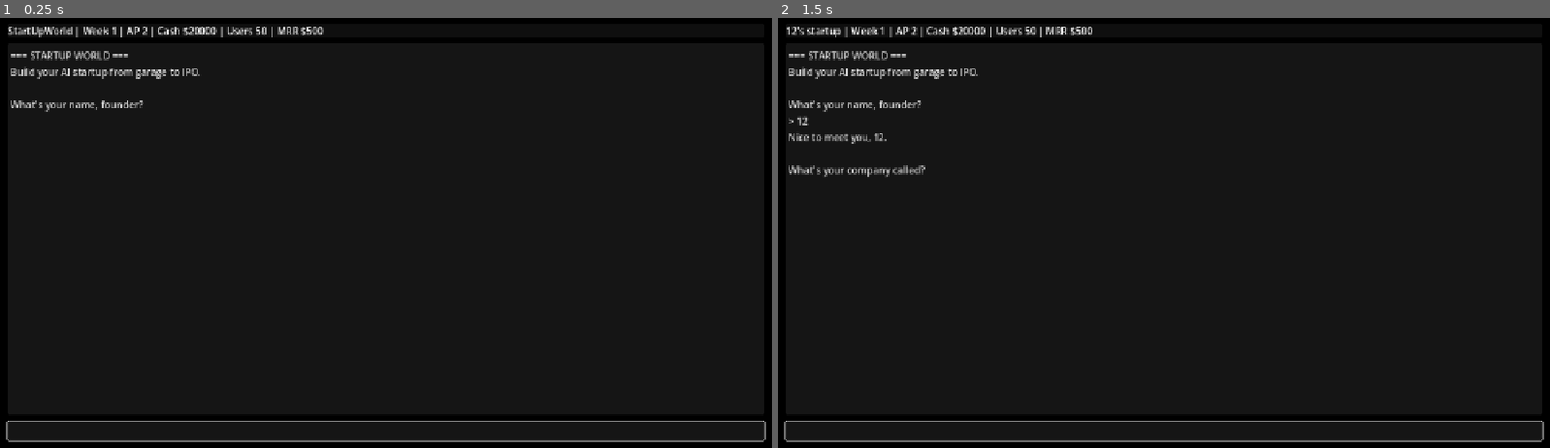
Above: before the commit, frames 1-2 (left to right).
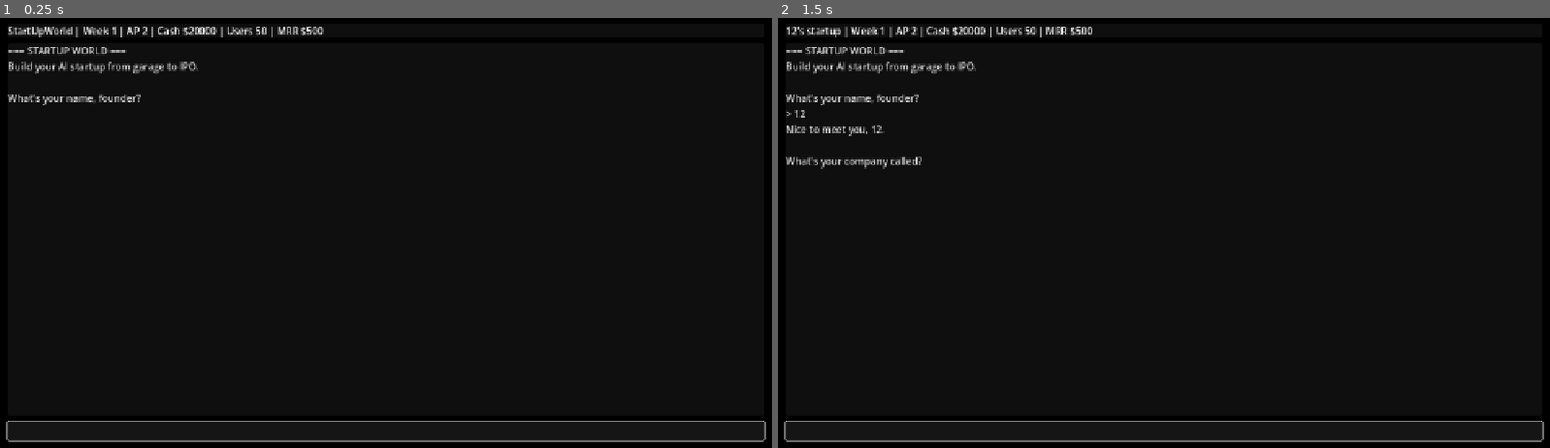
Above: after the commit, the same moments.

Repository: jmslerner/StartUpWorld
Game: Godot game, scene res://scenes/main.tscn
The game is run twice, just before and just after one commit, with the same random seed, the same clock (stepped at 60 frames per second) and the same inputs.
Inputs (mouse positions are in pixels of both pictures, inside the frame that each line leads up to):
- Up to frame 1 (0.25 s): no input
- Up to frame 2 (1.5 s): click (1164, 430) at 0.52 s; type "12" at 0.6 s; tap Enter at 1.25 s

The runs differ from the first frame. In frame 1, 1.2% of the frame differs, in the area x 1-26%, y 6-22%; in frame 2, 1.9%, in the area x 1-26%, y 6-38%.

Commit message:
Fix web terminal output + disable caching

Diff:
--- a/scenes/Terminal.tscn
+++ b/scenes/Terminal.tscn
@@ -32,13 +32,15 @@
 size_flags_horizontal = 3
 size_flags_vertical = 3
 
-[node name="Log" type="TextEdit" parent="Layout/LogPanel"]
+[node name="Scroll" type="ScrollContainer" parent="Layout/LogPanel"]
 size_flags_horizontal = 3
 size_flags_vertical = 3
-editable = true
-context_menu_enabled = false
-selecting_enabled = true
-focus_mode = 0
+
+[node name="Log" type="Label" parent="Layout/LogPanel/Scroll"]
+size_flags_horizontal = 3
+size_flags_vertical = 3
+autowrap_mode = 3
+text = ""
 
 [node name="InputPanel" type="PanelContainer" parent="Layout"]
 size_flags_horizontal = 3
--- a/scripts/Terminal.gd
+++ b/scripts/Terminal.gd
@@ -1,7 +1,8 @@
 extends Control
 
 @onready var status_label: Label = $Layout/StatusPanel/Status
-@onready var log: TextEdit = $Layout/LogPanel/Log
+@onready var log_scroll: ScrollContainer = $Layout/LogPanel/Scroll
+@onready var log: Label = $Layout/LogPanel/Scroll/Log
 @onready var input: LineEdit = $Layout/InputPanel/Input
 @onready var pause_menu: Control = $PauseMenu
 @onready var resume_button: Button = $PauseMenu/Panel/VBox/ResumeButton
@@ -54,15 +55,17 @@
 	_update_status_bar()
 
 func _write_prompt(text: String) -> void:
-	# HTML5 exports can be picky about RichTextLabel tag stack APIs.
-	# Appending plain text is the most robust path across platforms.
 	log.text += text + "\n"
 
 func _write_user(text: String) -> void:
 	log.text += text + "\n"
 
 func _scroll_to_bottom() -> void:
-	log.scroll_vertical = max(0, log.get_line_count() - 1)
+	# Defer until layout updates so the scrollbar max is correct.
+	await get_tree().process_frame
+	var bar := log_scroll.get_v_scroll_bar()
+	if is_instance_valid(bar):
+		log_scroll.scroll_vertical = int(bar.max_value)
 
 func _sync_pause_ui(force: bool) -> void:
 	var should_show := GameState.paused
Not shown, changed: vercel.json
Not shown, changed: web/index.html
Not shown, changed: web/index.pck
